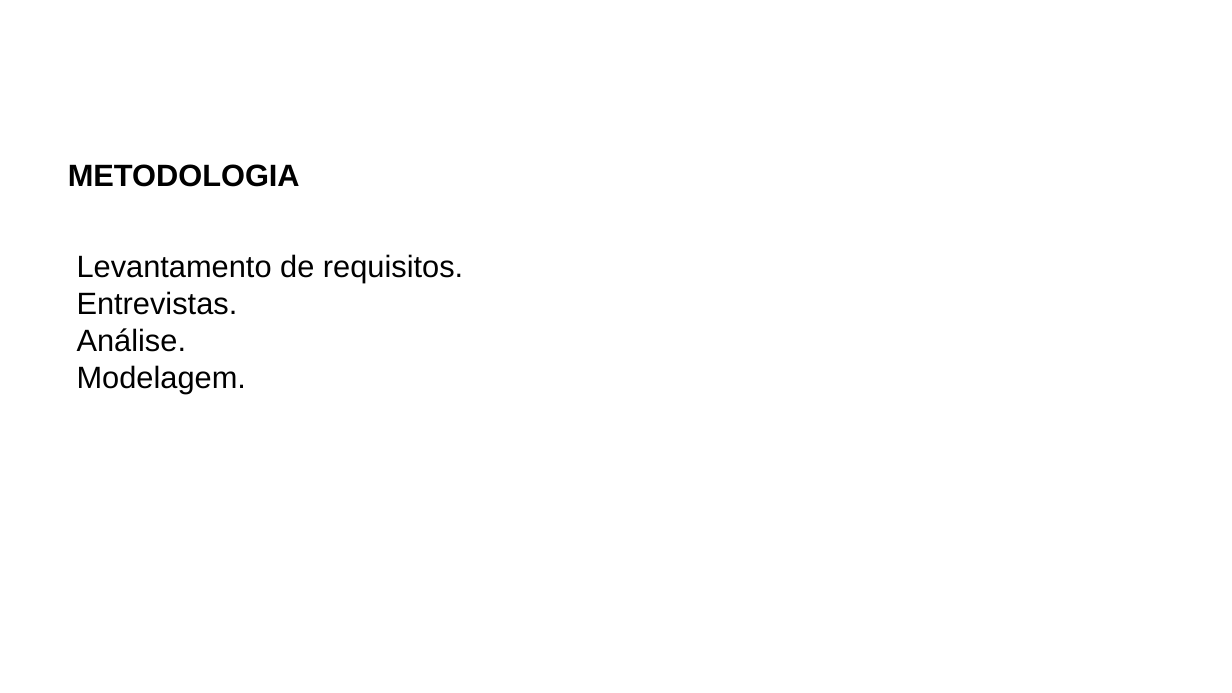
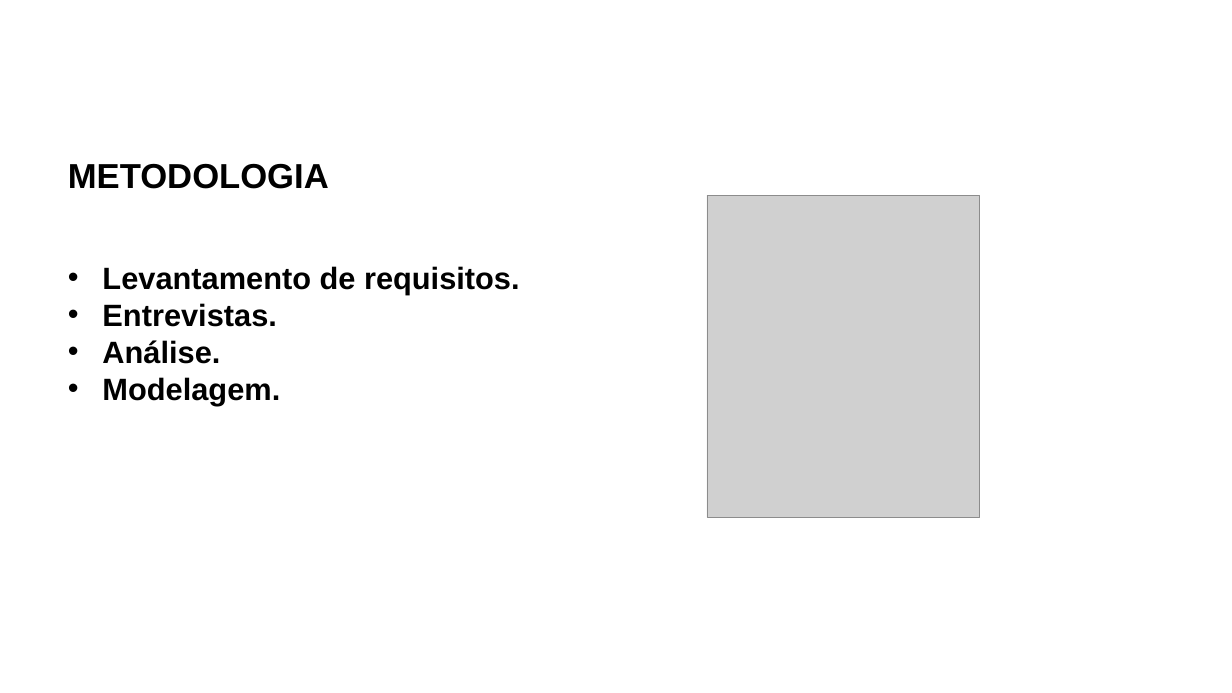
Before and after one commit to JoseAlfredo-afk/ElderConnect, a slide deck: slide 8 of Apresentacao/Faitec_2026_EldeConnect-Rev.pptx. Drawn at 1232x693 pixels with LibreOffice and Linux fonts; fonts in the diff are those of the drawing; grey boxes stand for pictures; background and template pictures are left out. Boxes give left, top, right and bottom in pixels: in the first picture for what was removed or moved away, otherwise in the second. Text is boxed around its words. In the diff, an @@ line names an element or a change of style, - is before the commit and + after.

```diff
--- a/Apresentacao/Faitec_2026_EldeConnect-Rev.pptx
+++ b/Apresentacao/Faitec_2026_EldeConnect-Rev.pptx
@@ text "METODOLOGIA" at [68, 163, 329, 189]: size 48 to 54 pt @@
@@ picture added at [707, 195, 979, 517] @@
@@ text "Levantamento de requisitos.": place and size @@
-text "Levantamento de requisitos." at [77, 254, 463, 393]
+text "Levantamento de requisitos." at [102, 266, 520, 406]
@@ text "Levantamento de requisitos." at [102, 266, 520, 406]: bold on; bullet none to • @@
```
Also in this commit, not shown: 8 other slides changed, 2 other files.
